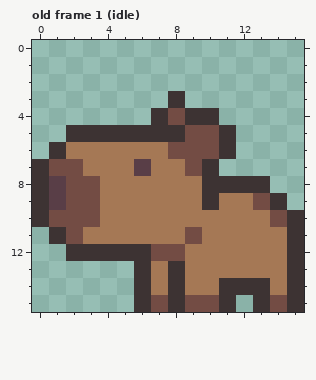
Pixel-art file: transference/characters/players/sprites/capy.aseprite. Above is the file before it was changed.
16x16 pixels, 4 frames. Shown: old frame 1 (idle). The commit also changed other frames, which this record leaves out.
The result:
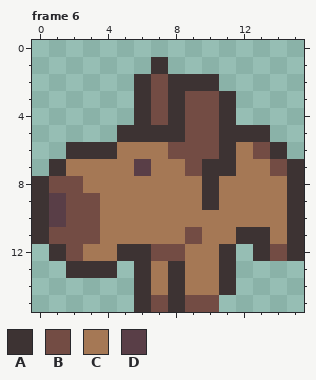
Palette (. is transparent): A #3d3333  B #734c44  C #a57855  D #593e47
A new or re-ordered frame is compared with the old frame closest to it.
What changed:
{"change": "frames 4 -> 7"}
{"where": "frame 6 is new; against old frame 1 (idle)"}
{"frame":6,"y":1,"x":7,"old":".","new":"A"}
{"frame":6,"y":2,"x":6,"old":".....","new":"ABAAA"}
{"frame":6,"y":3,"x":6,"old":"..","new":"AB"}
{"frame":6,"y":3,"x":9,"old":"...","new":"BBA"}
{"frame":6,"y":4,"x":6,"old":".ABAA.","new":"ABABBA"}
{"frame":6,"y":5,"x":2,"old":"AAA","new":"..."}
{"frame":6,"y":5,"x":12,"old":"..","new":"AA"}
{"frame":6,"y":6,"x":1,"old":"ACCC","new":".AAA"}
{"frame":6,"y":6,"x":12,"old":"...","new":"CBA"}
{"frame":6,"y":7,"x":0,"old":"ABB","new":".AC"}
{"frame":6,"y":7,"x":11,"old":".....","new":"ACCBA"}
{"frame":6,"y":8,"x":1,"old":"D","new":"B"}
{"frame":6,"y":8,"x":3,"old":"B","new":"C"}
{"frame":6,"y":8,"x":11,"old":"AAA..","new":"CCCCA"}
{"frame":6,"y":9,"x":13,"old":"BA.","new":"CCA"}
{"frame":6,"y":10,"x":1,"old":"B","new":"D"}
{"frame":6,"y":10,"x":14,"old":"B","new":"C"}
{"frame":6,"y":11,"x":0,"old":".A","new":"AB"}
{"frame":6,"y":11,"x":3,"old":"C","new":"B"}
{"frame":6,"y":11,"x":12,"old":"CC","new":"AA"}
{"frame":6,"y":12,"x":1,"old":".AAA","new":"ABCC"}
{"frame":6,"y":12,"x":11,"old":"CCCC","new":"A.AB"}
{"frame":6,"y":13,"x":2,"old":"...","new":"AAA"}
{"frame":6,"y":13,"x":11,"old":"CCCCA","new":"A...."}
{"frame":6,"y":14,"x":12,"old":"AACA","new":"...."}
{"frame":6,"y":15,"x":11,"old":"A","new":"."}
{"frame":6,"y":15,"x":13,"old":"ABA","new":"..."}
{"label":"changed","picture_box":[32,57,304,312]}
